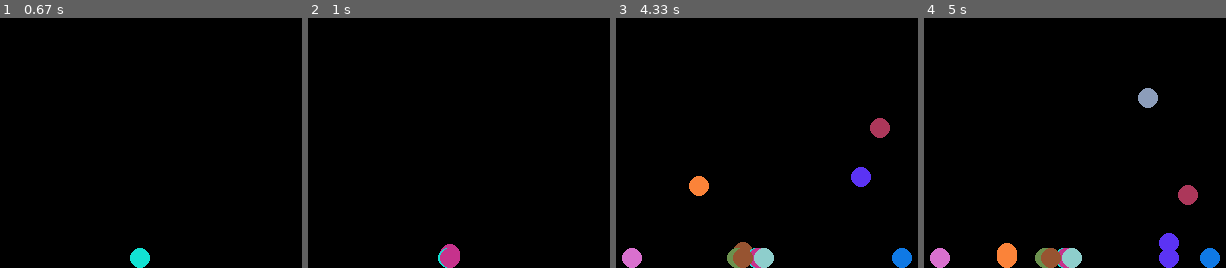
Above: before the commit, frames 1-4 (left to right).
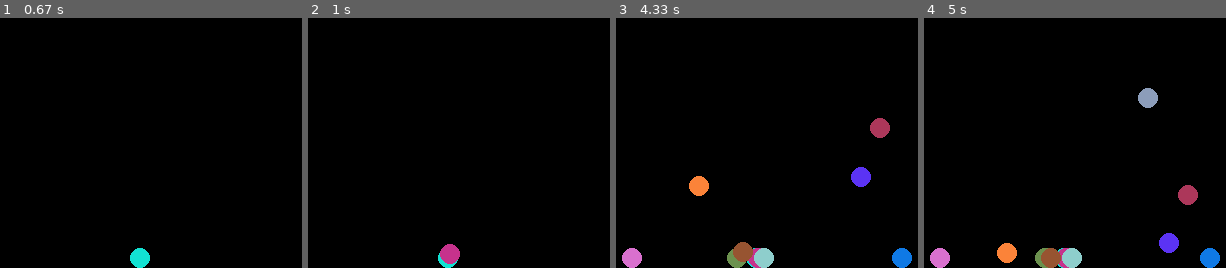
Above: after the commit, the same moments.

Repository: Busiky/git_pygame_falling_balls
Game: pygame game, started from falling_balls.py
The game is run twice, just before and just after one commit, with the same random seed, the same clock (stepped at 60 frames per second) and the same inputs.
Inputs (mouse positions are in pixels of both pictures, inside the frame that each line leads up to):
- Up to frame 1 (0.67 s): click (138, 118) at 0.38 s
- Up to frame 2 (1 s): click (449, 138) at 0.72 s
- Up to frame 3 (4.33 s): click (631, 73) at 1.05 s; click (902, 223) at 1.4 s; click (outside the picture) at 1.75 s; click (736, 195) at 2.1 s; click (742, 68) at 2.45 s; click (697, 55) at 2.83 s; click (860, 93) at 3.27 s; move the mouse to (878, 110) at 3.57 s; click (878, 110) at 3.75 s; click (839, 65) at 4.27 s
- Up to frame 4 (5 s): no input

Frame 1 is identical in both runs. In frame 2, 0.1% of the frame differs, in the area x 43-51%, y 92-100%; in frame 3, 0.2%; in frame 4, 0.5%, in the area x 24-85%, y 93-100%.

Commit message:
Running lists without bottom

Diff:
--- a/falling_balls.py
+++ b/falling_balls.py
@@ -11,11 +11,10 @@
 fps = 60
 
 # create 2 lists for saving properties of balls
-# coords, colors
+# coord, colors
 
-balls_coords = []
+balls_coord = []
 balls_colors = []
-bottom = []
 
 running = True
 while running:
@@ -24,7 +23,7 @@
         if event.type == pygame.QUIT:
             running = False
         if event.type == pygame.MOUSEBUTTONDOWN:
-            balls_coords.append(event.pos)
+            balls_coord.append(event.pos)
 
             balls_colors.append(
                 (
@@ -34,24 +33,15 @@
                 )
             )
 
-    for i in range(len(balls_coords)):
+    for i in range(len(balls_coord)):
         pygame.draw.circle(screen, pygame.Color(
             *balls_colors[i]
-        ), (balls_coords[i][0], int(balls_coords[i][1])), 10)
-        y = balls_coords[i][1]
+        ), (balls_coord[i][0], int(balls_coord[i][1])), 10)
+        y = balls_coord[i][1]
         y += v * clock.tick(fps) / 100
         if y >= HEIGHT - 10:
             y = HEIGHT - 10
-        balls_coords[i] = (balls_coords[i][0], y)
-
-    for i in range(len(balls_coords)):
-        if balls_coords[i][1] >= HEIGHT - 10:
-            bottom.append(i)
-
-    for i in bottom:
-        pygame.draw.circle(screen, pygame.Color(
-            *balls_colors[i]
-        ), (balls_coords[i][0], HEIGHT - 10), 10)
+        balls_coord[i] = (balls_coord[i][0], y)
 
     pygame.display.flip()
 pygame.quit()
